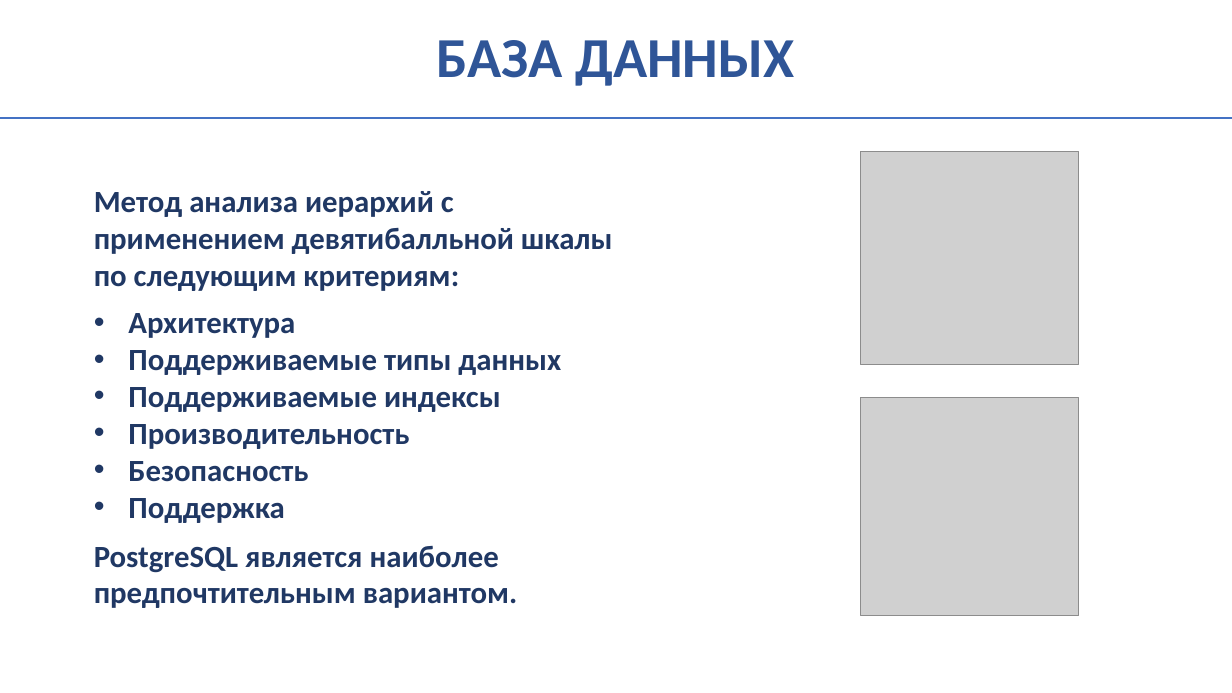
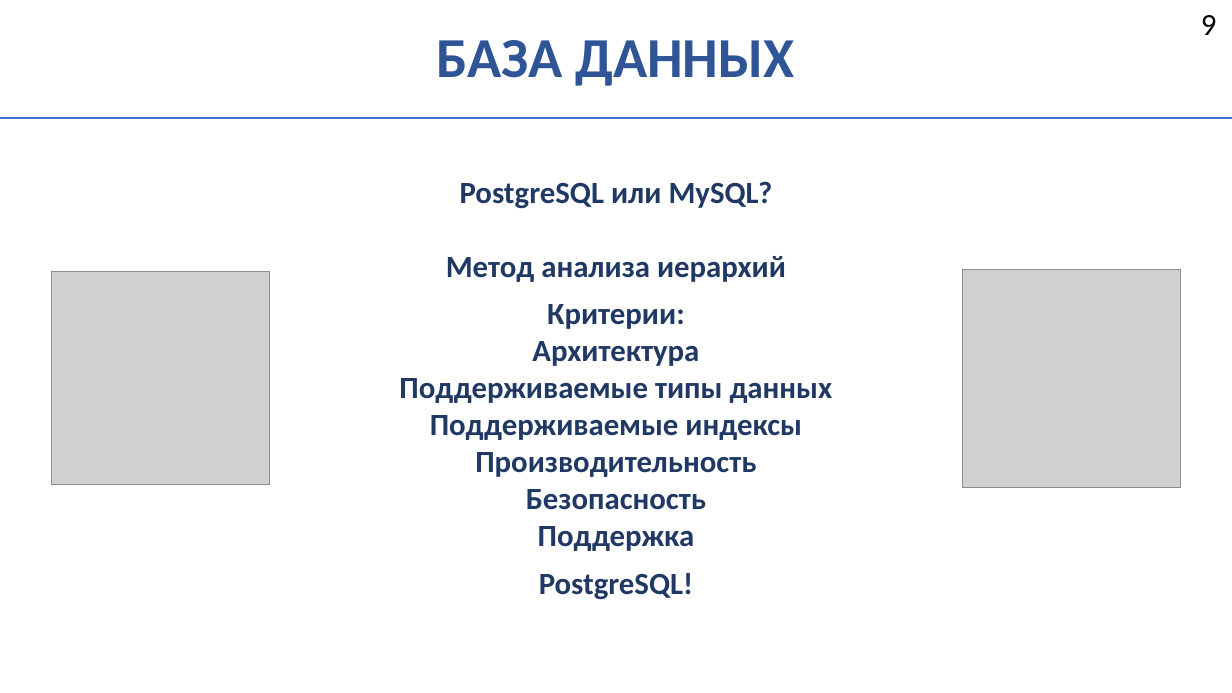
Before and after one commit to LeOneMoe/auto-credit, a slide deck: slide 9 of docs/Presentation.pptx. Drawn at 1232x693 pixels with LibreOffice and Linux fonts; fonts in the diff are those of the drawing; grey boxes stand for pictures. Boxes give left, top, right and bottom in pixels: in the first picture for what was removed or moved away, otherwise in the second. Text is boxed around its words. In the diff, an @@ line names an element or a change of style, - is before the commit and + after.

```diff
--- a/docs/Presentation.pptx
+++ b/docs/Presentation.pptx
@@ text added at bbox=[1201, 15, 1217, 35], 24 pt, text #000000 @@
+9
@@ text at bbox=[446, 181, 786, 282]: text changed @@
-Метод анализа иерархий с применением девятибалльной шкалы по следующим критериям:
+PostgreSQL или MySQL?
+Метод анализа иерархий
@@ picture: place and size @@
-picture at bbox=[861, 397, 1080, 616]
+picture at bbox=[963, 269, 1181, 487]
@@ picture: place and size @@
-picture at bbox=[861, 152, 1080, 365]
+picture at bbox=[51, 272, 269, 485]
@@ text "Критерии: Архитектура": place and size @@
-text "Критерии: Архитектура" at bbox=[128, 313, 561, 523]
+text "Критерии: Архитектура" at bbox=[399, 304, 833, 551]
@@ text at bbox=[532, 304, 699, 366]: text changed @@
-• Архитектура
+Критерии:
+Архитектура
@@ text at bbox=[399, 378, 833, 551]: alignment left to centre; bullet • to none @@
@@ text at bbox=[539, 573, 694, 600]: text changed @@
-PostgreSQL является наиболее предпочтительным вариантом.
+PostgreSQL!
```
Also in this commit, not shown: 15 other slides changed, 2 slides added, 1 slide removed, 1 other file.
